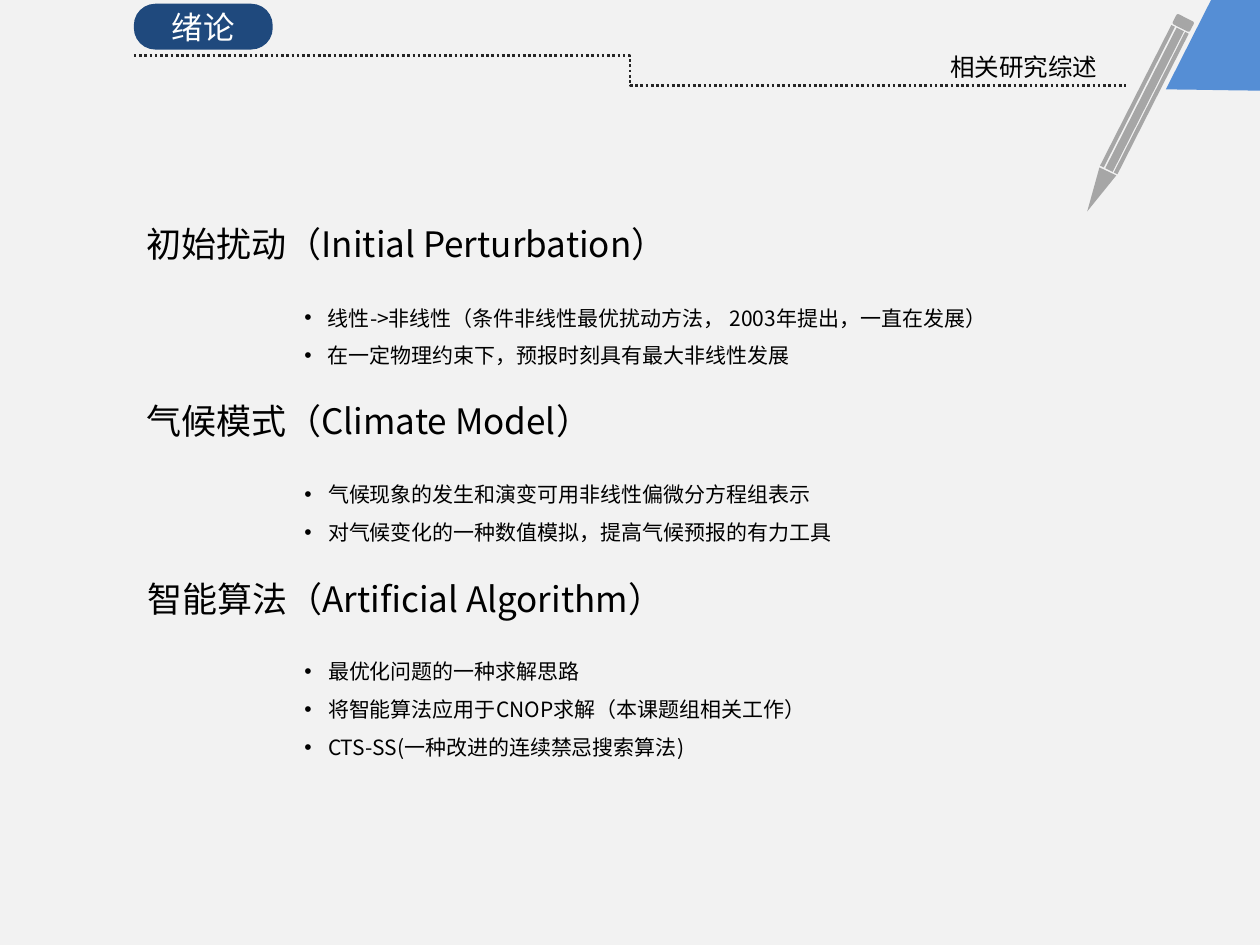
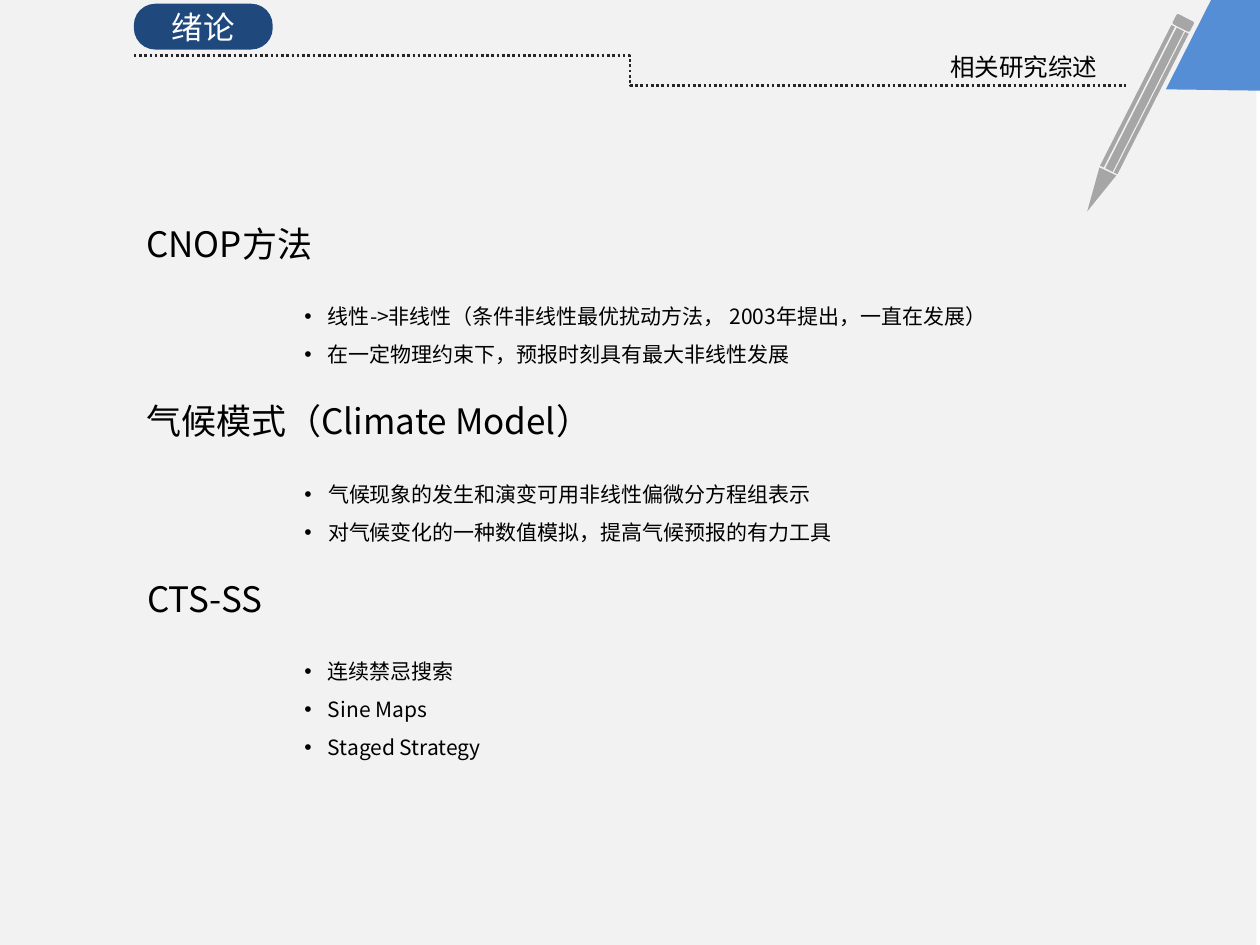
Before and after one commit to KrisCheng/GraduationDesign, a slide deck: slide 5 of FinalPaper/毕业答辩.pptx. Drawn at 1260x945 pixels with LibreOffice and Linux fonts; fonts in the diff are those of the drawing. Boxes give left, top, right and bottom in pixels: in the first picture for what was removed or moved away, otherwise in the second. Text is boxed around its words. In the diff, an @@ line names an element or a change of style, - is before the commit and + after.

```diff
--- a/FinalPaper/毕业答辩.pptx
+++ b/FinalPaper/毕业答辩.pptx
@@ rectangle resized from (x1=0, y1=0, x2=1260, y2=945) to (x1=0, y1=0, x2=1256, y2=945) @@
@@ text at (x1=146, y1=227, x2=312, y2=260): text changed @@
-初始扰动（Initial Perturbation）
+CNOP方法
@@ text at (x1=147, y1=586, x2=262, y2=613): text changed @@
-智能算法（Artificial Algorithm）
+CTS-SS
@@ text at (x1=328, y1=661, x2=481, y2=760): text changed @@
-• 最优化问题的一种求解思路
-• 将智能算法应用于CNOP求解（本课题组相关工作）
-• CTS-SS(一种改进的连续禁忌搜索算法)
+• 连续禁忌搜索
+• Sine Maps
+• Staged Strategy
```
Also in this commit, not shown: 2 other slides changed, 1 slide added.
